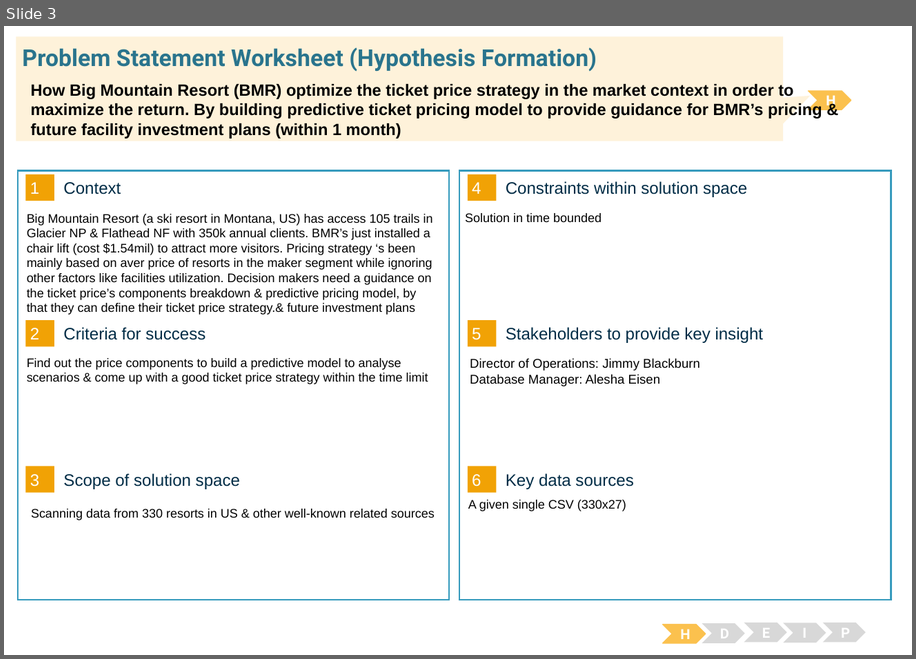
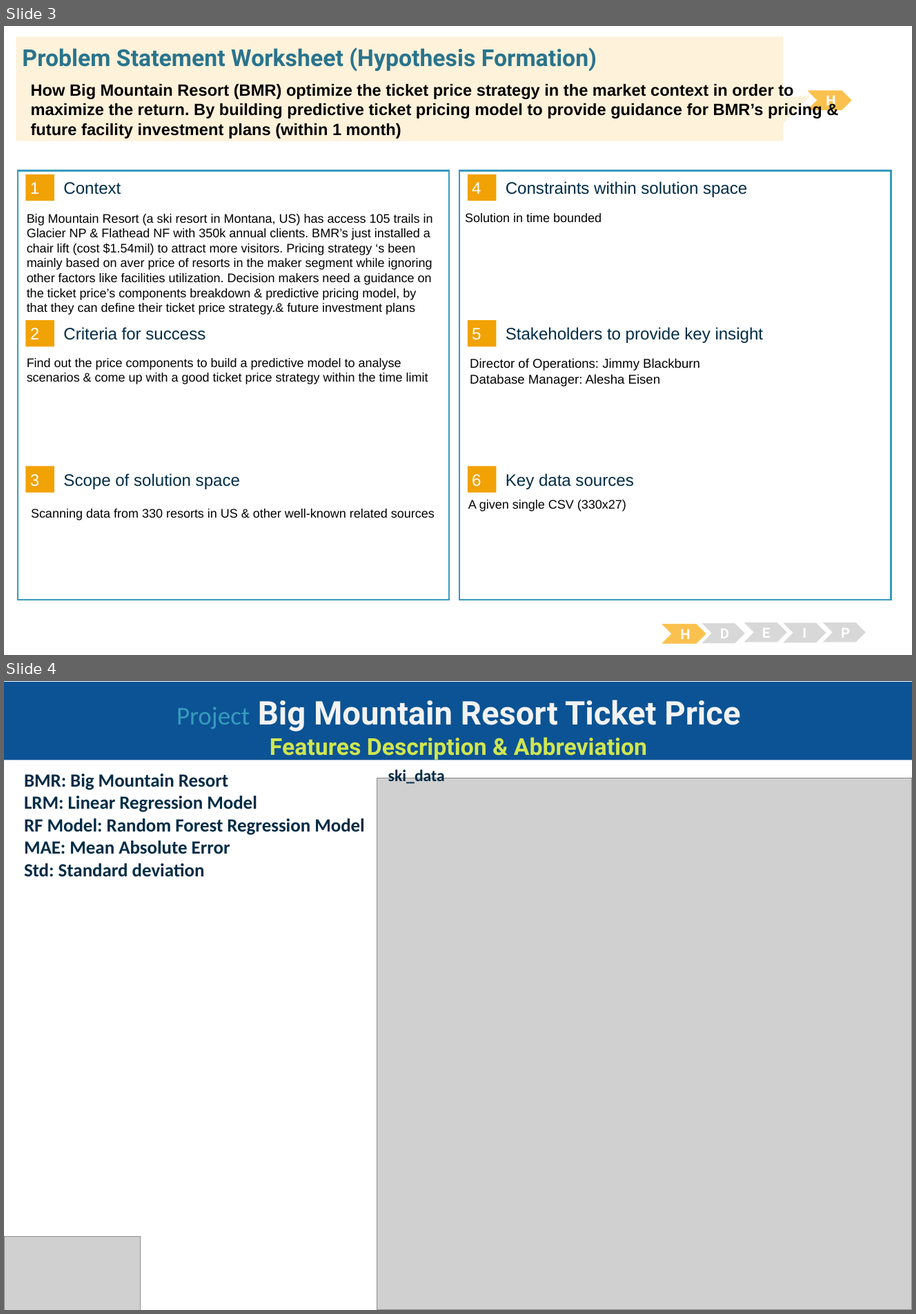
Before and after one commit to BinhKieu82/DataScienceGuidedCapstone, a slide deck: Guided Capstone Project.pptx. Shown one above the other, each under a label of ours: slide 3 before the commit, slides 3 and 4 after it. The pictures are 916x659 and 916x1314 pixels, drawn with LibreOffice and Linux fonts; fonts in the diff are those of the drawing; grey boxes stand for pictures. Boxes give left, top, right and bottom in pixels: in the first picture for what was removed or moved away, otherwise in the second. Text is boxed around its words. In the diff, an @@ line names an element or a change of style, - is before the commit and + after.

Commit message:
update guided capstone project

```diff
--- a/Guided Capstone Project.pptx
+++ b/Guided Capstone Project.pptx
@@ slide 4 added at (4, 681, 912, 1310), background #FFFFFF @@
@@ rectangle added at (4, 682, 912, 760), fill #0B5394, 20 pt, text #CFE650, bold @@
+Project Big Mountain Resort Ticket Price
+Features Description & Abbreviation
@@ text added at (24, 773, 365, 877), 16 pt, text #002C46, bold @@
+BMR: Big Mountain Resort
+LRM: Linear Regression Model
+RF Model: Random Forest Regression Model
+MAE: Mean Absolute Error
+Std: Standard deviation
@@ picture added at (377, 778, 912, 1310) @@
@@ text added at (388, 767, 445, 784), 14 pt, text #002C46, bold @@
+ski_data
@@ picture added at (4, 1236, 140, 1310) @@
```
Also in this commit, not shown: 6 slides changed, 1 other file.
